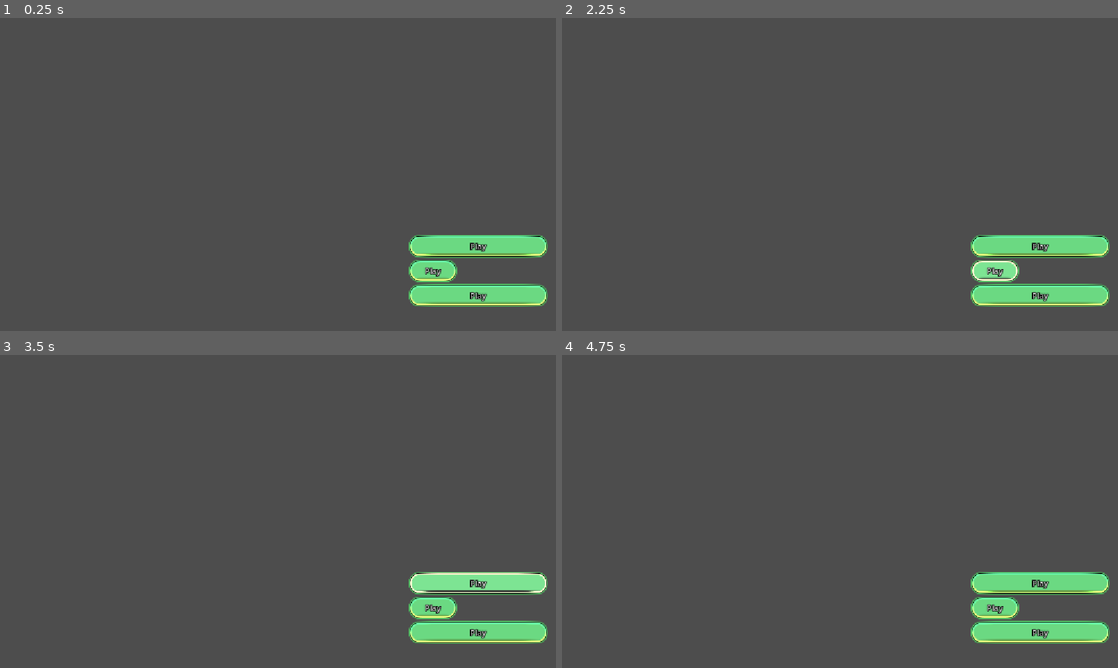
Above: before the commit, frames 1-4 (two rows, left to right).
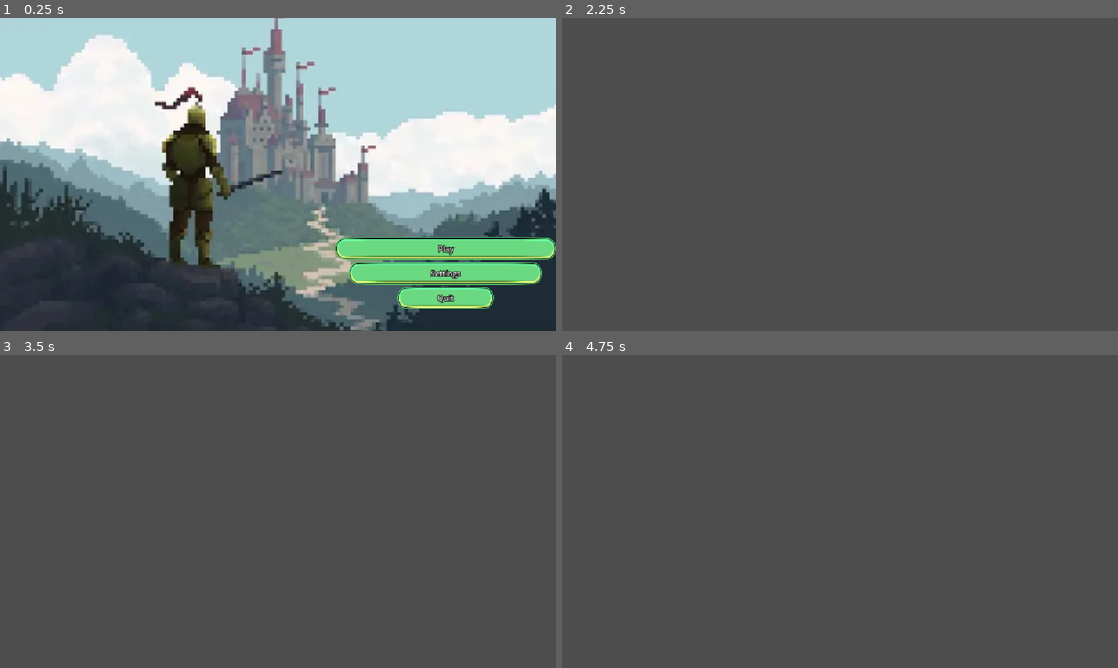
Above: after the commit, the same moments.

Repository: coco4332/Week6-Accessibility
Game: Godot game, scene res://obj/ui/menu_start.tscn
The game is run twice, just before and just after one commit, with the same random seed, the same clock (stepped at 60 frames per second) and the same inputs. This scene is started directly instead of the project's main scene.
Inputs (mouse positions are in pixels of both pictures, inside the frame that each line leads up to):
- Up to frame 1 (0.25 s): no input
- Up to frame 2 (2.25 s): click "Play" at 0.5 s; click "Play" at 1.25 s; click (1006, 274) at 2 s, where only the run after the commit has a clickable "Settings"
- Up to frame 3 (3.5 s): click (478, 583) at 2.75 s, where only the run before the commit has a clickable "Play"
- Up to frame 4 (4.75 s): tap Enter at 3.5 s; move the mouse to (812, 574) at 3.52 s; tap Space at 4.25 s; move the mouse to (1006, 558) at 4.27 s

The runs differ from the first frame. In frame 1, 96% of the frame differs, in the area x 0-100%, y 0-100%; in frame 2, 4.1%; in frame 3, 4.0%; in frame 4, 4.1%.

Commit message:
Created containers and connected settings

Diff:
--- a/week-6-accessibility/obj/ui/menu_setttings.tscn
+++ b/week-6-accessibility/obj/ui/menu_setttings.tscn
@@ -146,6 +146,7 @@
 text = "Finish and Close"
 
 [node name="InputBindings" type="Control" parent="." unique_id=1215993759 node_paths=PackedStringArray("control_blueprint", "close_button")]
+visible = false
 layout_mode = 1
 anchors_preset = 15
 anchor_right = 1.0
--- a/week-6-accessibility/obj/ui/menu_start.tscn
+++ b/week-6-accessibility/obj/ui/menu_start.tscn
@@ -2,8 +2,11 @@
 
 [ext_resource type="Theme" uid="uid://bki2k4badj7yq" path="res://obj/main_theme.tres" id="1_lqqkx"]
 [ext_resource type="Texture2D" uid="uid://dc75m5k10ogf8" path="res://content/main-menu-artwork-from-my-pixel-art-game-v0-cjZpYmQ5dHZrc2pkMQQN4zfAAMMwKM96fdP_bl05qrffvCK8Qzq4NlzCzpZ8.webp" id="2_841yp"]
+[ext_resource type="Script" uid="uid://fa711srnh6ae" path="res://src/ui/menu_start.gd" id="2_lwe3o"]
+[ext_resource type="Script" uid="uid://cy0mxu1j2a6cx" path="res://src/ui/submenu_button.gd" id="4_0icg3"]
+[ext_resource type="PackedScene" uid="uid://6apofyulx41d" path="res://obj/ui/menu_setttings.tscn" id="5_hmxho"]
 
-[node name="Start" type="Control" unique_id=22247024]
+[node name="Menu" type="Control" unique_id=22247024 node_paths=PackedStringArray("start_button", "quit_button")]
 layout_mode = 3
 anchors_preset = 15
 anchor_right = 1.0
@@ -11,40 +14,58 @@
 grow_horizontal = 2
 grow_vertical = 2
 theme = ExtResource("1_lqqkx")
+script = ExtResource("2_lwe3o")
+start_button = NodePath("TextureRect/VBoxContainer/Play")
+quit_button = NodePath("TextureRect/VBoxContainer/Quit")
 
-[node name="Background" type="Sprite2D" parent="." unique_id=573937724]
-visible = false
-scale = Vector2(1.8000001, 1.8000002)
+[node name="TextureRect" type="TextureRect" parent="." unique_id=35160272]
+layout_mode = 1
+anchors_preset = 15
+anchor_right = 1.0
+anchor_bottom = 1.0
+grow_horizontal = 2
+grow_vertical = 2
 texture = ExtResource("2_841yp")
-centered = false
 
-[node name="VBoxContainer" type="VBoxContainer" parent="." unique_id=1438222219]
-layout_mode = 0
-offset_left = 847.0
-offset_top = 427.0
-offset_right = 1135.0
-offset_bottom = 621.0
-alignment = 1
+[node name="VBoxContainer" type="VBoxContainer" parent="TextureRect" unique_id=1438222219]
+layout_mode = 1
+anchors_preset = 3
+anchor_left = 1.0
+anchor_top = 1.0
+anchor_right = 1.0
+anchor_bottom = 1.0
+offset_left = -457.0
+offset_top = -194.0
+grow_horizontal = 0
+grow_vertical = 0
 
-[node name="VBoxContainer3" type="VBoxContainer" parent="VBoxContainer" unique_id=941019191]
-layout_mode = 2
-
-[node name="Button" type="Button" parent="VBoxContainer/VBoxContainer3" unique_id=1856464979]
+[node name="Play" type="Button" parent="TextureRect/VBoxContainer" unique_id=1856464979]
 layout_mode = 2
 text = "Play"
 
-[node name="VBoxContainer" type="VBoxContainer" parent="VBoxContainer" unique_id=1019989430]
-custom_maximum_size = Vector2(100, 100)
+[node name="Settings" type="Button" parent="TextureRect/VBoxContainer" unique_id=1288090878 node_paths=PackedStringArray("parent_menu", "submenu")]
+custom_minimum_size = Vector2(400, 0)
 layout_mode = 2
-alignment = 1
+size_flags_horizontal = 4
+size_flags_vertical = 4
+text = "Settings"
+script = ExtResource("4_0icg3")
+parent_menu = NodePath("../../..")
+submenu = NodePath("../../../Setttings/Main")
 
-[node name="Button" type="Button" parent="VBoxContainer/VBoxContainer" unique_id=1288090878]
+[node name="Quit" type="Button" parent="TextureRect/VBoxContainer" unique_id=1060868780]
+custom_minimum_size = Vector2(200, 0)
 layout_mode = 2
-text = "Play"
+size_flags_horizontal = 4
+size_flags_vertical = 4
+text = "Quit"
 
-[node name="VBoxContainer2" type="VBoxContainer" parent="VBoxContainer" unique_id=653832511]
-layout_mode = 2
+[node name="Setttings" parent="." unique_id=669599504 instance=ExtResource("5_hmxho")]
+visible = false
+layout_mode = 1
 
-[node name="Button" type="Button" parent="VBoxContainer/VBoxContainer2" unique_id=1060868780]
-layout_mode = 2
-text = "Play"
+[node name="Main" parent="Setttings" index="0" unique_id=824564387 node_paths=PackedStringArray("parent_menu")]
+close_on_start = true
+parent_menu = NodePath("../..")
+
+[editable path="Setttings"]
--- /dev/null
+++ b/week-6-accessibility/src/ui/menu_start.gd
@@ -0,0 +1,22 @@
+class_name StartMenu
+extends Menu
+
+@export var start_button: Button = null
+@export var quit_button: Button = null
+@export_file("*.tscn") var game_scene: String = ""
+
+func _ready() -> void:
+	super._ready()
+	start_button.pressed.connect(_on_start_pressed)
+	quit_button.pressed.connect(_on_quit_pressed)
+
+func _on_start_pressed() -> void:
+	Game.audio_menu_select()
+	if game_scene.is_empty():
+		print("No game scene set yet")
+		return
+	get_tree().change_scene_to_file(game_scene)
+
+func _on_quit_pressed() -> void:
+	Game.audio_menu_select()
+	get_tree().quit()
Not shown, added: week-6-accessibility/src/ui/menu_start.gd.uid
